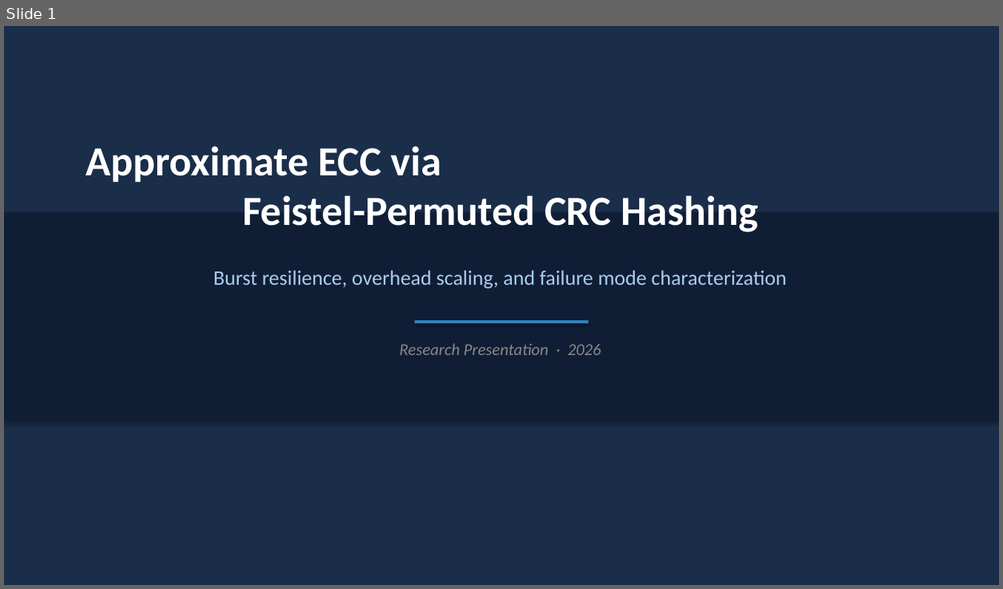
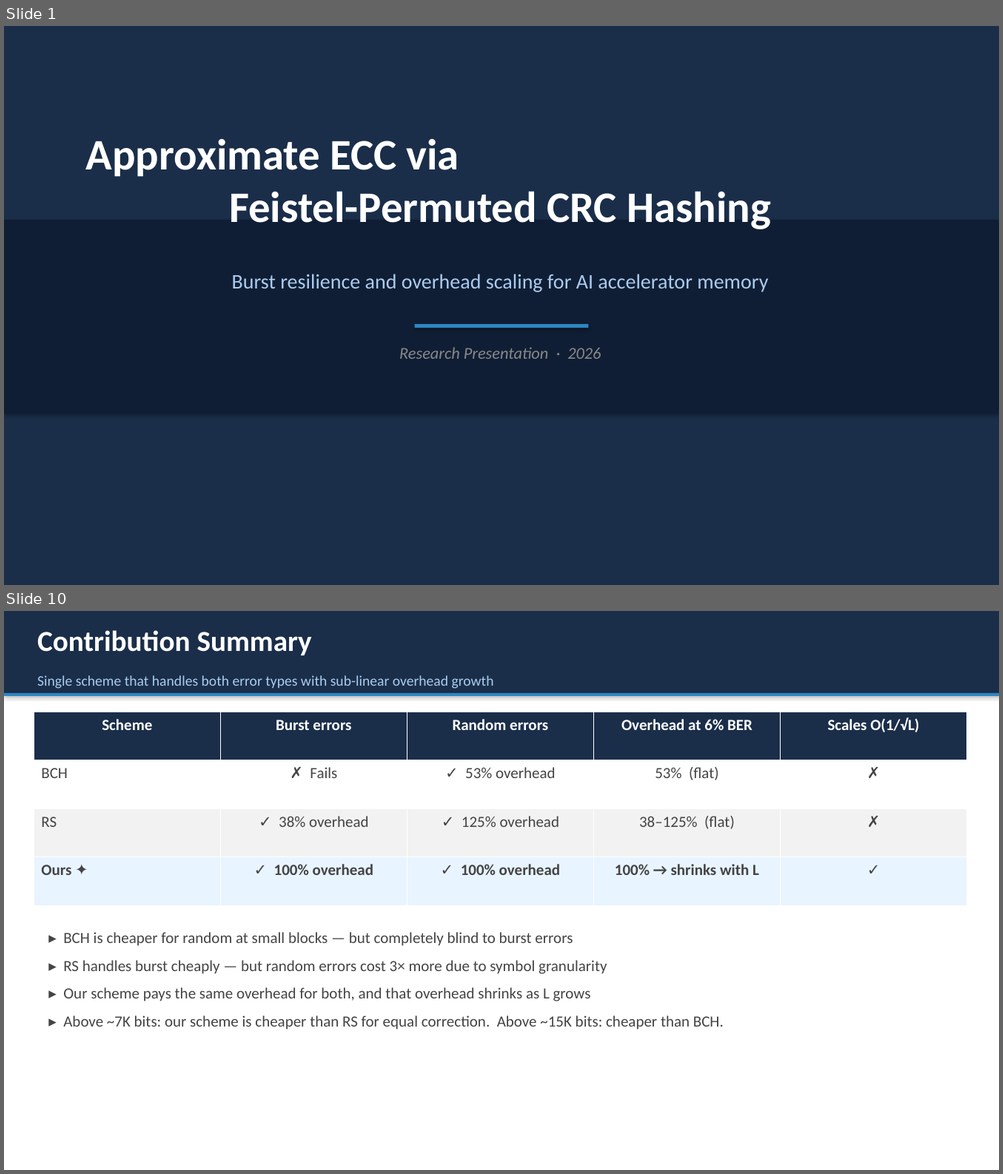
Before and after one commit to dmrlobo2002/approximate_ecc, a slide deck: advisor_slides.pptx. Shown one above the other, each under a label of ours: slide 1 before the commit, slides 1 and 10 after it; the slides between them are not shown. The pictures are 1003x589 and 1003x1174 pixels, drawn with LibreOffice and Linux fonts; fonts in the diff are those of the drawing. Boxes give left, top, right and bottom in pixels: in the first picture for what was removed or moved away, otherwise in the second. Text is boxed around its words. In the diff, an @@ line names an element or a change of style, - is before the commit and + after.

```diff
--- a/advisor_slides.pptx
+++ b/advisor_slides.pptx
@@ slide 10 added at (x1=4, y1=611, x2=999, y2=1170), background #FFFFFF @@
@@ rectangle added at (x1=4, y1=611, x2=999, y2=1170), fill #FFFFFF @@
@@ rectangle added at (x1=4, y1=611, x2=999, y2=693), fill #1A2E4A @@
@@ text added at (x1=37, y1=630, x2=312, y2=655), 28 pt, text #FFFFFF, bold @@
+Contribution Summary
@@ text added at (x1=37, y1=675, x2=494, y2=689), 14 pt, text #AACCEE @@
+Single scheme that handles both error types with sub-linear overhead growth
@@ rectangle added at (x1=4, y1=693, x2=999, y2=696), fill #2E86C1 @@
@@ table added at (x1=34, y1=712, x2=967, y2=906), 4 rows, 5 columns @@
+Scheme | Burst errors | Random errors | Overhead at 6% BER | Scales O(1/√L)
+BCH | ✗ Fails | ✓ 53% overhead | 53% (flat) | ✗
+RS | ✓ 38% overhead | ✓ 125% overhead | 38–125% (flat) | ✗
+Ours ✦ | ✓ 100% overhead | ✓ 100% overhead | 100% → shrinks with L | ✓
@@ text added at (x1=63, y1=932, x2=723, y2=1030), 15 pt, text #444444 @@
+▸ BCH is cheaper for random at small blocks — but completely blind to burst errors
+▸ RS handles burst cheaply — but random errors cost 3× more due to symbol granularity
+▸ Our scheme pays the same overhead for both, and that overhead shrinks as L grows
+▸ Above ~7K bits: our scheme is cheaper than RS for equal correction. Above ~15K bits: cheaper than BCH.
@@ slide 1 changed as well @@
@@ text "Approximate ECC via Feistel-Permuted CRC ..." moved from (x1=86, y1=146, x2=758, y2=232) to (x1=86, y1=138, x2=771, y2=230) @@
@@ text "Approximate ECC via Feistel-Permuted CRC ..." at (x1=86, y1=138, x2=771, y2=230): size 40 to 42 pt @@
@@ rectangle resized from (x1=4, y1=212, x2=999, y2=421) to (x1=4, y1=220, x2=999, y2=414) @@
@@ text at (x1=232, y1=274, x2=768, y2=292): text changed @@
-Burst resilience, overhead scaling, and failure mode characterization
+Burst resilience and overhead scaling for AI accelerator memory
@@ rectangle moved from (x1=415, y1=321, x2=588, y2=323) to (x1=415, y1=324, x2=588, y2=328) @@
@@ text "Research Presentation · 2026" moved from (x1=399, y1=343, x2=600, y2=355) to (x1=399, y1=347, x2=600, y2=359) @@
```
Also in this commit, not shown: 2 other slides changed, 7 other slides added, 6 slides removed, 7 other files.
